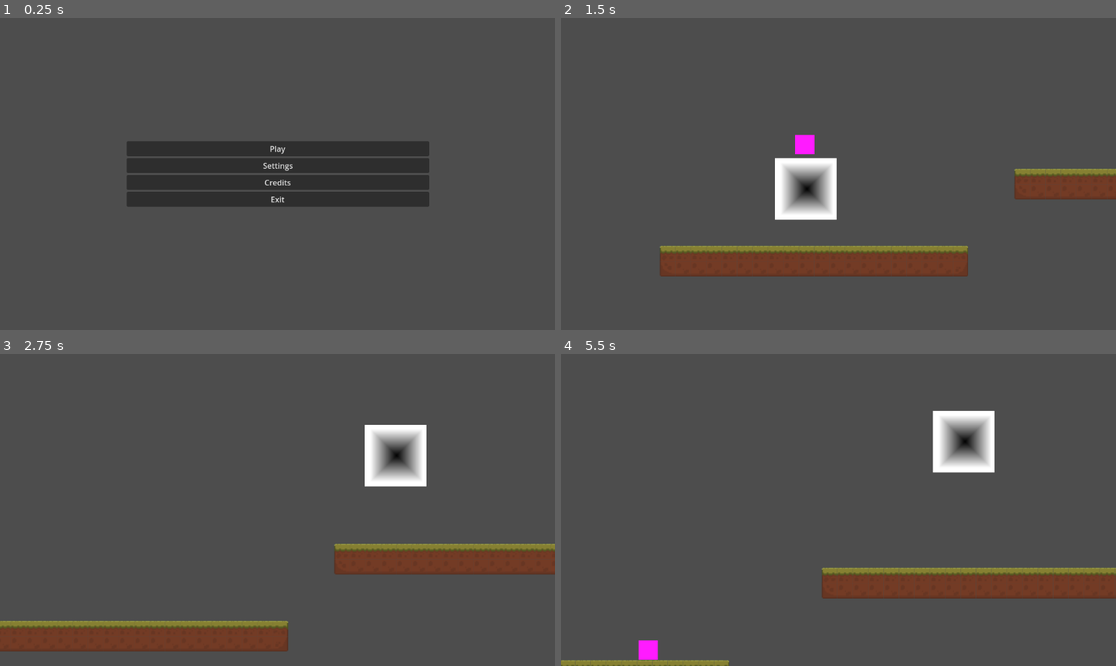
Above: before the commit, frames 1-4 (two rows, left to right).
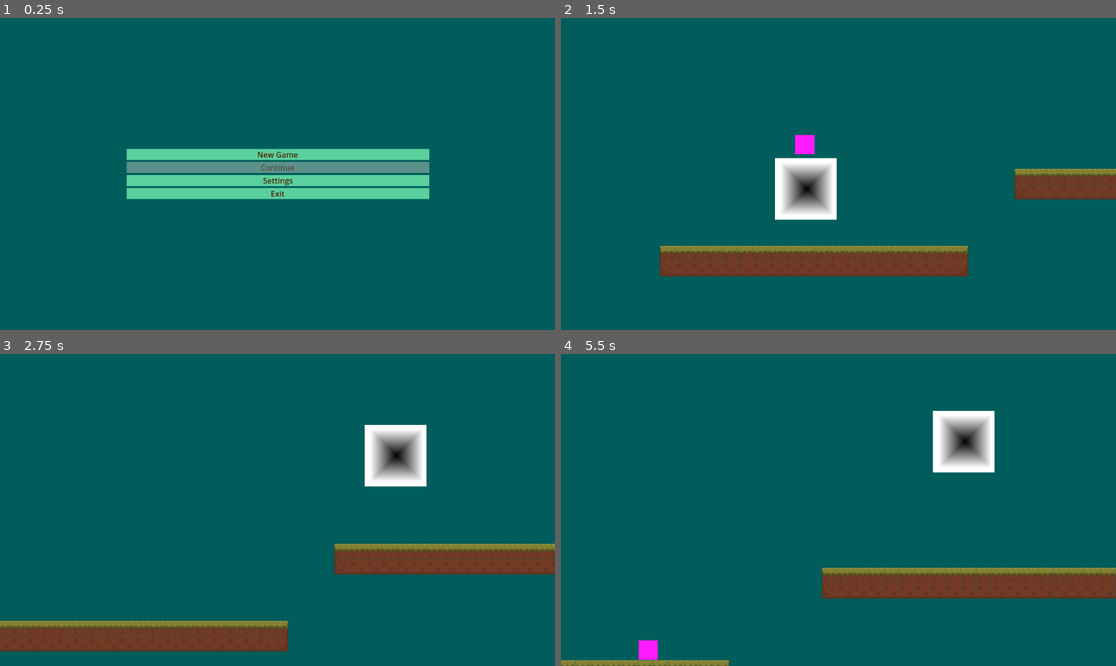
Above: after the commit, the same moments.

Repository: RedHeadEagles/Cafe-Bog-Game-Jam
Game: Godot game, scene res://scenes/main_menu.tscn
The game is run twice, just before and just after one commit, with the same random seed, the same clock (stepped at 60 frames per second) and the same inputs.
Inputs (mouse positions are in pixels of both pictures, inside the frame that each line leads up to):
- Up to frame 1 (0.25 s): no input
- Up to frame 2 (1.5 s): click (838, 183) at 0.5 s, where only the run before the commit has a clickable "Credits"; click (838, 149) at 1.25 s, where only the run before the commit has a clickable "Play"
- Up to frame 3 (2.75 s): hold Right (right) from 2.03 s (still down); tap Space (jump) at 2.27 s
- Up to frame 4 (5.5 s): tap Space (jump) at 3.02, 4.52, 5.27 s; release Right (right) at 3.53 s; hold Left (left) 3.53-4.28 s; hold Right (right) from 4.28 s (still down)

The runs differ from the first frame. In frame 1, 100% of the frame differs, in the area x 0-100%, y 0-100%; in frame 2, 90%; in frame 3, 89%; in frame 4, 92%.

Commit message:
added theming to make buttons/background more colorful

Diff:
--- /dev/null
+++ b/menu_theme.tres
@@ -0,0 +1,28 @@
+[gd_resource type="Theme" load_steps=6 format=3 uid="uid://bkdjc347l63pw"]
+
+[sub_resource type="StyleBoxFlat" id="StyleBoxFlat_1n8dl"]
+bg_color = Color(0.482353, 0.639216, 0.6, 0.741176)
+
+[sub_resource type="StyleBoxFlat" id="StyleBoxFlat_2krdf"]
+bg_color = Color(0.309804, 0.67451, 0.619608, 1)
+
+[sub_resource type="StyleBoxFlat" id="StyleBoxFlat_bbxmk"]
+bg_color = Color(0.309804, 0.67451, 0.619608, 1)
+
+[sub_resource type="StyleBoxFlat" id="StyleBoxFlat_wyb85"]
+bg_color = Color(0.34902, 0.815686, 0.619608, 1)
+
+[sub_resource type="StyleBoxFlat" id="StyleBoxFlat_gmdkk"]
+bg_color = Color(0.426396, 0.639255, 0.70796, 1)
+
+[resource]
+Button/colors/font_color = Color(0.317617, 0.121877, 2.40654e-08, 1)
+Button/colors/font_disabled_color = Color(0.32881, 0.0678708, 0.0615519, 0.52549)
+Button/colors/font_focus_color = Color(1, 1, 1, 1)
+Button/colors/font_hover_color = Color(0.983914, 0.771711, 0.85981, 0.776471)
+Button/colors/font_pressed_color = Color(1, 1, 0.913725, 1)
+Button/styles/disabled = SubResource("StyleBoxFlat_1n8dl")
+Button/styles/focus = SubResource("StyleBoxFlat_2krdf")
+Button/styles/hover = SubResource("StyleBoxFlat_bbxmk")
+Button/styles/normal = SubResource("StyleBoxFlat_wyb85")
+Button/styles/pressed = SubResource("StyleBoxFlat_gmdkk")
--- a/project.godot
+++ b/project.godot
@@ -14,6 +14,10 @@
 run/main_scene="uid://dlv6phej8kbwq"
 config/features=PackedStringArray("4.4", "GL Compatibility")
 config/icon="res://art/icon.svg"
+
+[gui]
+
+theme/custom="uid://bkdjc347l63pw"
 
 [input]
 
@@ -73,3 +77,4 @@
 
 renderer/rendering_method="gl_compatibility"
 renderer/rendering_method.mobile="gl_compatibility"
+environment/defaults/default_clear_color=Color(0, 0.364706, 0.356863, 1)
--- a/scenes/main_menu.tscn
+++ b/scenes/main_menu.tscn
@@ -1,6 +1,7 @@
-[gd_scene load_steps=2 format=3 uid="uid://dlv6phej8kbwq"]
+[gd_scene load_steps=3 format=3 uid="uid://dlv6phej8kbwq"]
 
 [ext_resource type="Script" uid="uid://bsyrt1uwu6loc" path="res://scripts/main_menu.gd" id="1_l6cm7"]
+[ext_resource type="Theme" uid="uid://bkdjc347l63pw" path="res://menu_theme.tres" id="2_ekxnf"]
 
 [node name="Main Menu" type="Control"]
 layout_mode = 3
@@ -9,6 +10,7 @@
 anchor_bottom = 1.0
 grow_horizontal = 2
 grow_vertical = 2
+theme = ExtResource("2_ekxnf")
 script = ExtResource("1_l6cm7")
 
 [node name="Button Menu" type="VBoxContainer" parent="."]
@@ -21,33 +23,34 @@
 offset_right = 200.448
 grow_horizontal = 2
 grow_vertical = 2
+theme = ExtResource("2_ekxnf")
 alignment = 1
 
-[node name="Play" type="Button" parent="Button Menu"]
+[node name="New Game" type="Button" parent="Button Menu"]
+layout_mode = 2
+focus_next = NodePath("../Continue")
+focus_previous = NodePath("../Settings")
+text = "New Game"
+
+[node name="Continue" type="Button" parent="Button Menu"]
 layout_mode = 2
 focus_next = NodePath("../Settings")
-focus_previous = NodePath("../Credits")
-text = "Play"
+focus_previous = NodePath("../New Game")
+disabled = true
+text = "Continue"
 
 [node name="Settings" type="Button" parent="Button Menu"]
 layout_mode = 2
-focus_next = NodePath("../Credits")
-focus_previous = NodePath("../Play")
+focus_next = NodePath("../New Game")
+focus_previous = NodePath("../Continue")
 text = "Settings
-"
-
-[node name="Credits" type="Button" parent="Button Menu"]
-layout_mode = 2
-focus_next = NodePath("../Play")
-focus_previous = NodePath("../Settings")
-text = "Credits
 "
 
 [node name="Exit" type="Button" parent="Button Menu"]
 layout_mode = 2
 text = "Exit"
 
-[connection signal="pressed" from="Button Menu/Play" to="." method="_on_play_pressed"]
+[connection signal="pressed" from="Button Menu/New Game" to="." method="_on_new_game_pressed"]
+[connection signal="pressed" from="Button Menu/Continue" to="." method="_on_continue_pressed"]
 [connection signal="pressed" from="Button Menu/Settings" to="." method="_on_settings_pressed"]
-[connection signal="pressed" from="Button Menu/Credits" to="." method="_on_credits_pressed"]
 [connection signal="pressed" from="Button Menu/Exit" to="." method="_on_exit_pressed"]
--- a/scripts/main_menu.gd
+++ b/scripts/main_menu.gd
@@ -1,13 +1,16 @@
 extends Control
 
-func _on_play_pressed() -> void:
+func _ready() -> void:
+	pass
+
+func _on_new_game_pressed() -> void:
+	get_tree().change_scene_to_file("res://scenes/world.tscn")
+
+func _on_continue_pressed() -> void:
 	get_tree().change_scene_to_file("res://scenes/world.tscn")
 
 func _on_settings_pressed() -> void:
 	pass # Replace with function body.
 
-func _on_credits_pressed() -> void:
-	pass # Replace with function body.
-
 func _on_exit_pressed() -> void:
 	get_tree().quit()
